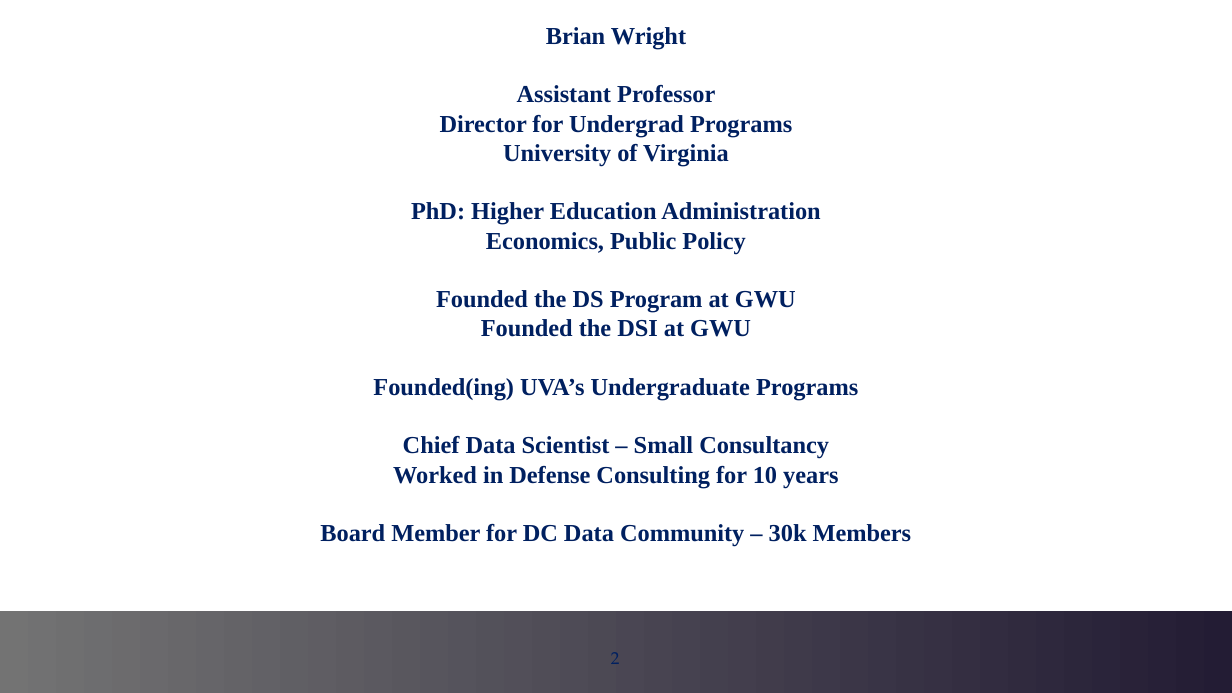
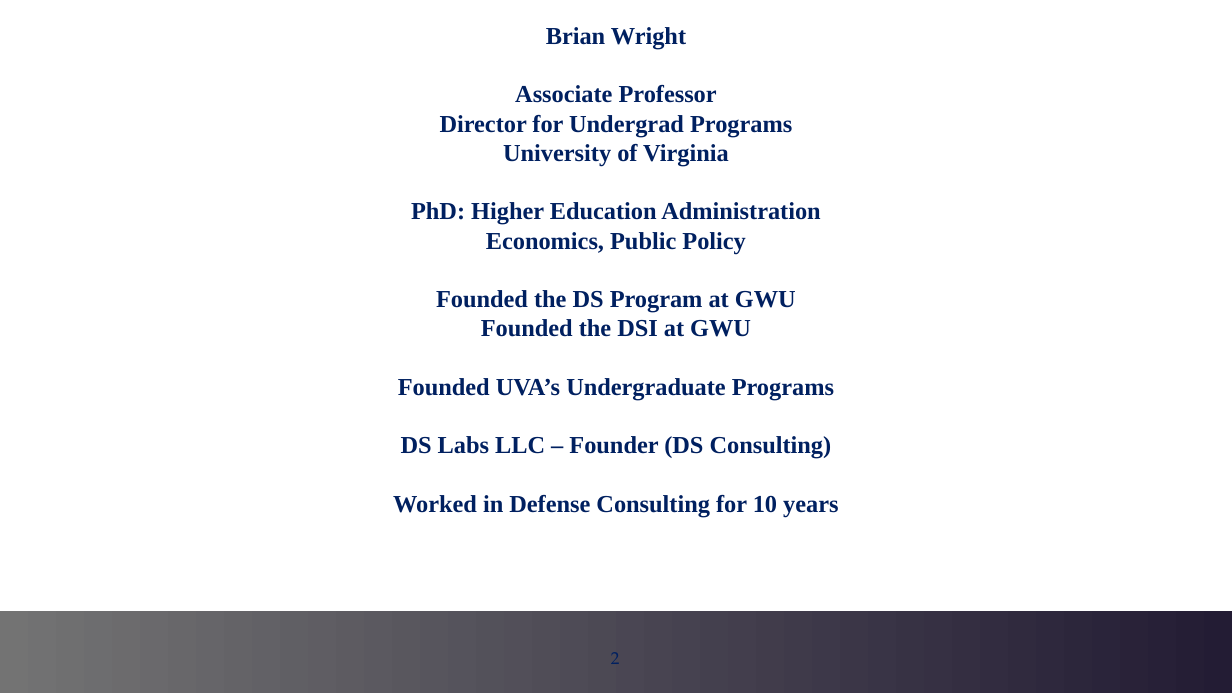
Before and after one commit to stefregalia/DS-3021, a slide deck: slide 2 of Introduction_Framework_Overview_1.pptx. Drawn at 1232x693 pixels with LibreOffice and Linux fonts; fonts in the diff are those of the drawing; background and template pictures are left out. Boxes give left, top, right and bottom in pixels: in the first picture for what was removed or moved away, otherwise in the second. Text is boxed around its words. In the diff, an @@ line names an element or a change of style, - is before the commit and + after.

```diff
--- a/Introduction_Framework_Overview_1.pptx
+++ b/Introduction_Framework_Overview_1.pptx
@@ title at (393,27,838,518): text changed @@
-Brian Wright
-Assistant Professor
-Director for Undergrad Programs
-University of Virginia
-PhD: Higher Education Administration
-Economics, Public Policy
-Founded the DS Program at GWU
-Founded the DSI at GWU
-Founded(ing) UVA’s Undergraduate Programs
-Chief Data Scientist – Small Consultancy
-Worked in Defense Consulting for 10 years
-Board Member for DC Data Community – 30k Members
+Brian Wright
+Associate Professor
+Director for Undergrad Programs
+University of Virginia
+PhD: Higher Education Administration
+Economics, Public Policy
+Founded the DS Program at GWU
+Founded the DSI at GWU
+Founded UVA’s Undergraduate Programs
+DS Labs LLC – Founder (DS Consulting)
+Worked in Defense Consulting for 10 years
```
Also in this commit, not shown: 3 other slides changed, 1 slide added, 1 slide removed, 1 other file.
